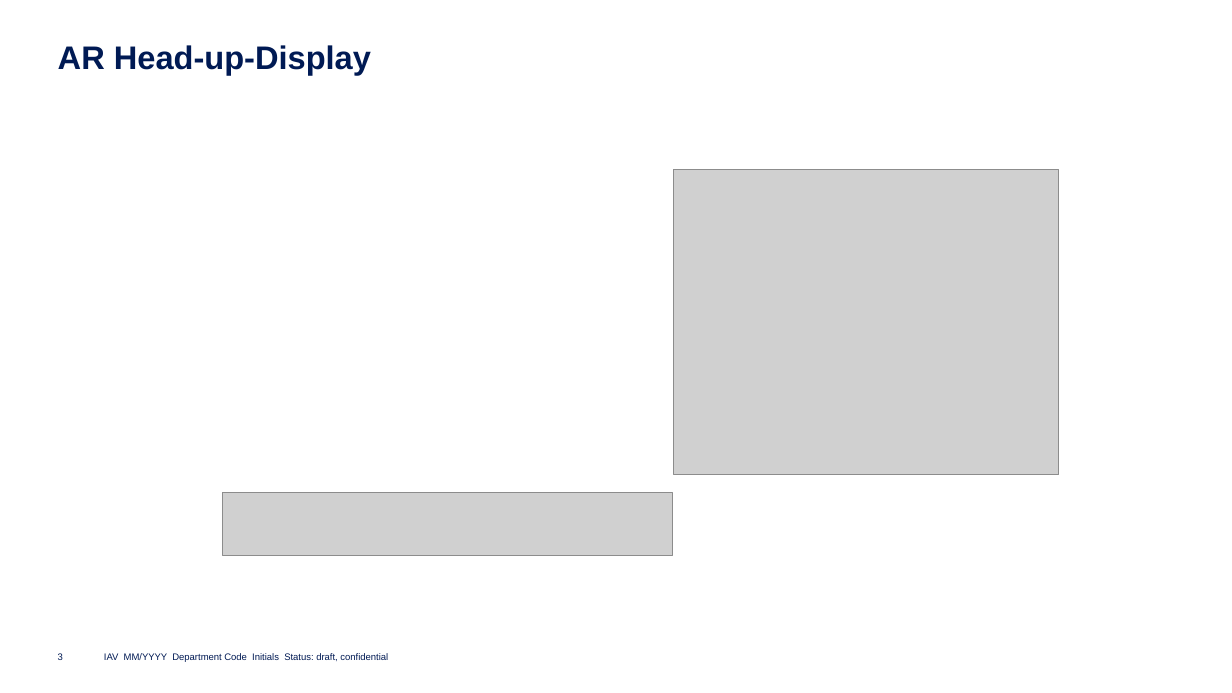
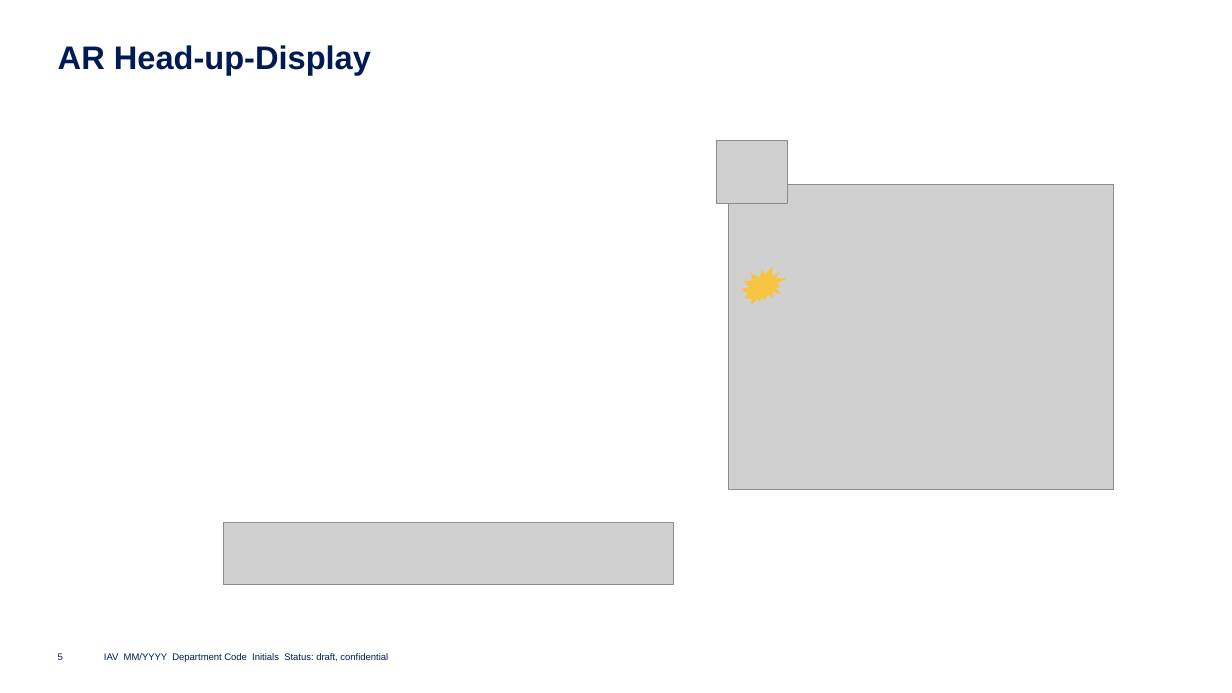
Before and after one commit to Eclipse-SDV-Hackathon-Accenture/HackTheCar_CaffeeDriver, a slide deck: slide 5 of assets/GuardianAngle.pptx (slide 3 before the commit). Drawn at 1232x693 pixels with LibreOffice and Linux fonts; fonts in the diff are those of the drawing; grey boxes stand for pictures; background and template pictures are left out. Boxes give left, top, right and bottom in pixels: in the first picture for what was removed or moved away, otherwise in the second. Text is boxed around its words. In the diff, an @@ line names an element or a change of style, - is before the commit and + after.

```diff
--- a/assets/GuardianAngle.pptx
+++ b/assets/GuardianAngle.pptx
@@ picture added at (x1=716, y1=141, x2=787, y2=203) @@
@@ picture moved from (x1=674, y1=169, x2=1059, y2=474) to (x1=728, y1=184, x2=1114, y2=489) @@
@@ irregular seal added at (x1=741, y1=266, x2=787, y2=304), fill #F7C443 @@
@@ picture moved from (x1=222, y1=493, x2=673, y2=555) to (x1=223, y1=522, x2=674, y2=585) @@
```
Also in this commit, not shown: 2 other slides changed, 2 slides added, 10 other files.
